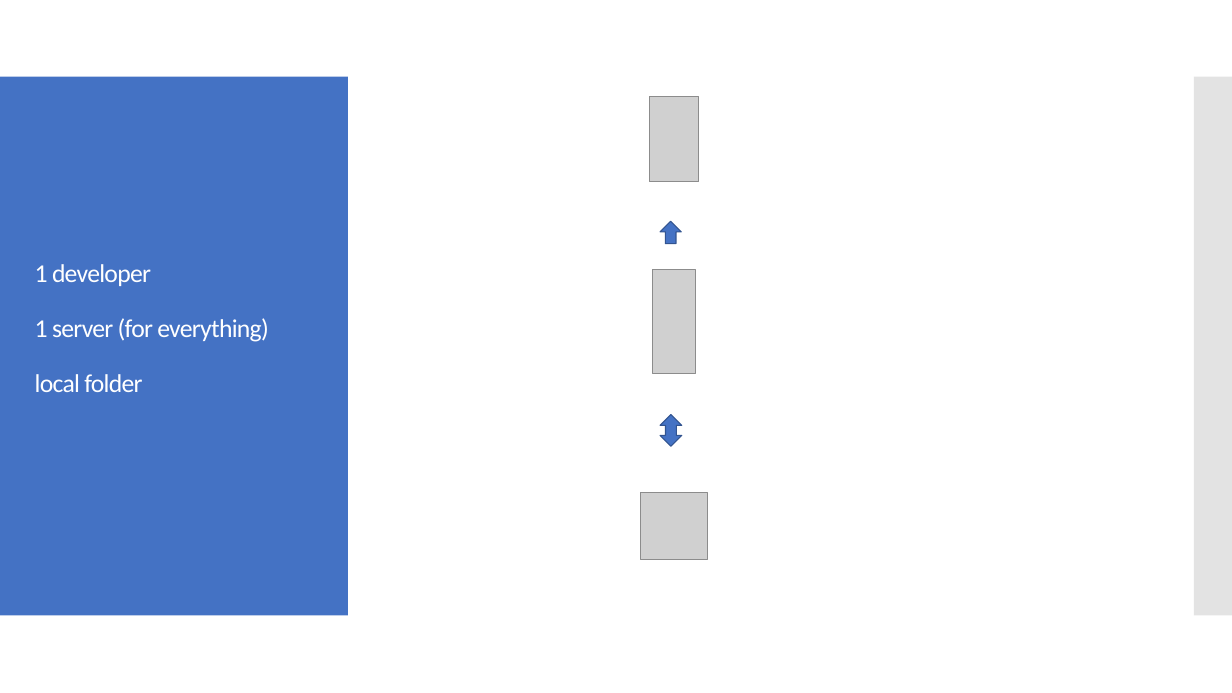
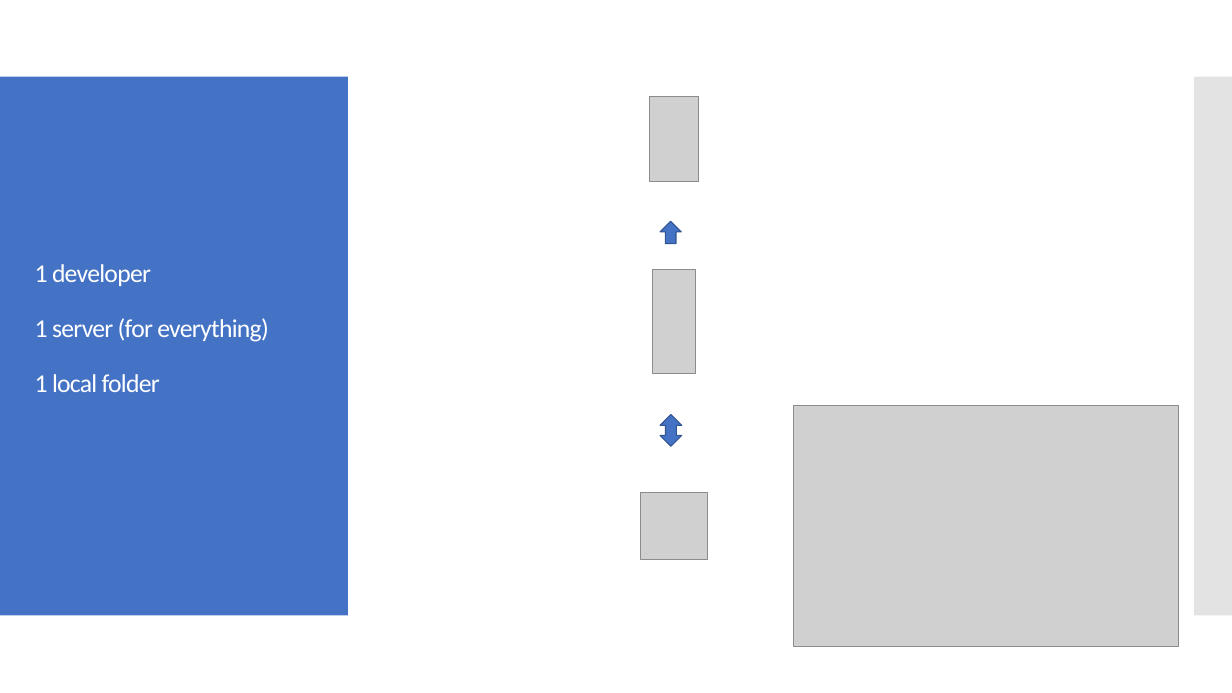
Before and after one commit to milodotnet/bootcamp, a slide deck: slide 5 of Bootcamp-ContinuousDelivery.pptx. Drawn at 1232x693 pixels with LibreOffice and Linux fonts; fonts in the diff are those of the drawing; grey boxes stand for pictures. Boxes give left, top, right and bottom in pixels: in the first picture for what was removed or moved away, otherwise in the second. Text is boxed around its words. In the diff, an @@ line names an element or a change of style, - is before the commit and + after.

```diff
--- a/Bootcamp-ContinuousDelivery.pptx
+++ b/Bootcamp-ContinuousDelivery.pptx
@@ text at box(35, 374, 160, 392): text changed @@
-local folder
+1 local folder
@@ picture added at box(794, 406, 1179, 646) @@
```
Also in this commit, not shown: 2 other slides changed, 2 slides removed.
